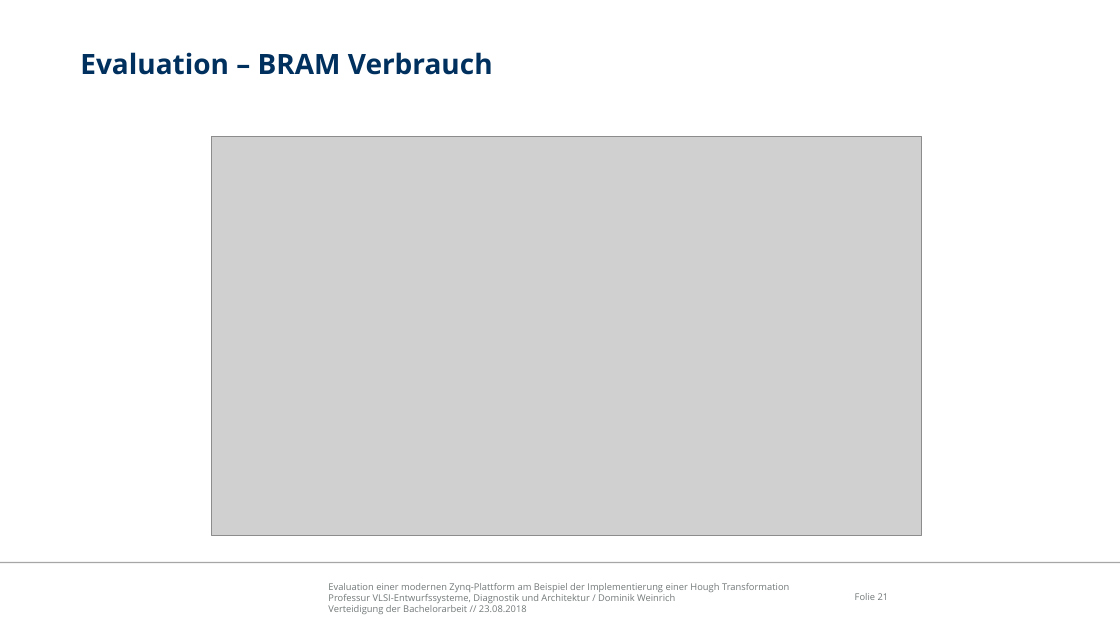
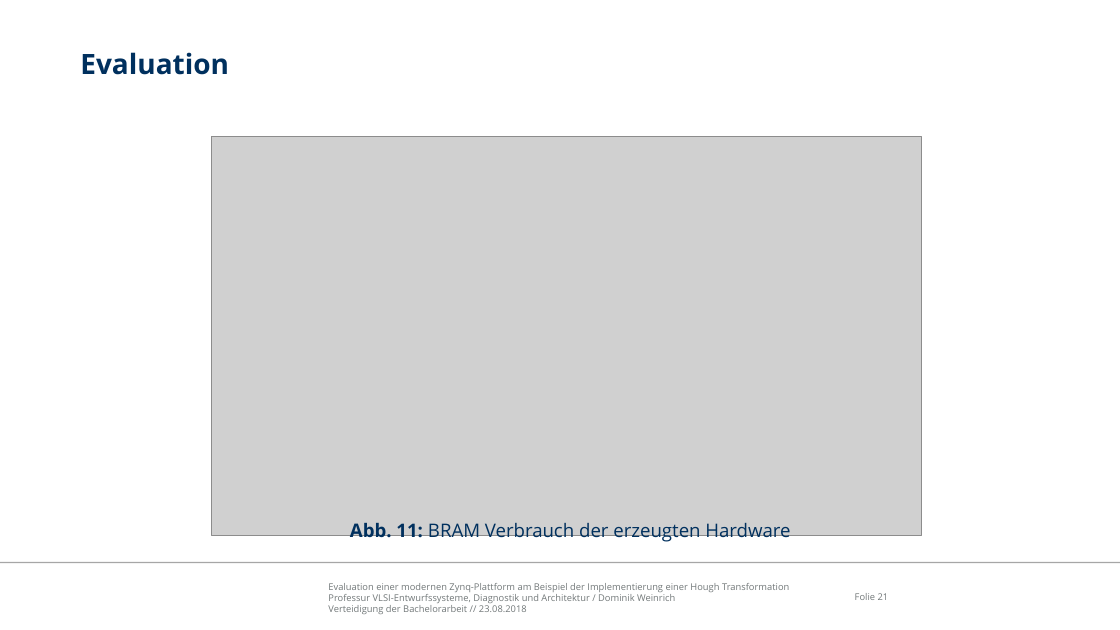
Before and after one commit to freeDom-/hough, a slide deck: slide 21 of Verteidigung/Verteidigung.odp. Drawn at 1120x630 pixels with LibreOffice and Linux fonts; fonts in the diff are those of the drawing; grey boxes stand for pictures; background and template pictures are left out. Boxes give left, top, right and bottom in pixels: in the first picture for what was removed or moved away, otherwise in the second. Text is boxed around its words. In the diff, an @@ line names an element or a change of style, - is before the commit and + after.

```diff
--- a/Verteidigung/Verteidigung.odp
+++ b/Verteidigung/Verteidigung.odp
@@ title at (80, 52, 229, 75): text changed @@
-Evaluation – BRAM Verbrauch
+Evaluation
@@ text added at (350, 523, 790, 543), 16 pt, text #00305E @@
+Abb. 11: BRAM Verbrauch der erzeugten Hardware
```
Also in this commit, not shown: 5 other slides changed, 6 slides added, 2 slides removed, 1 other file.
